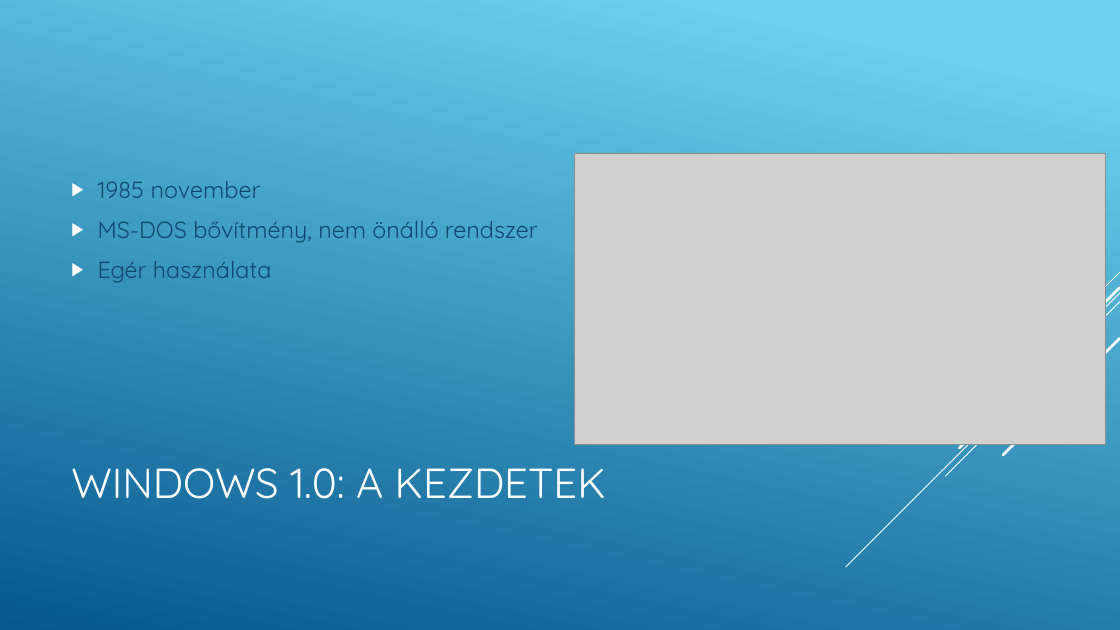
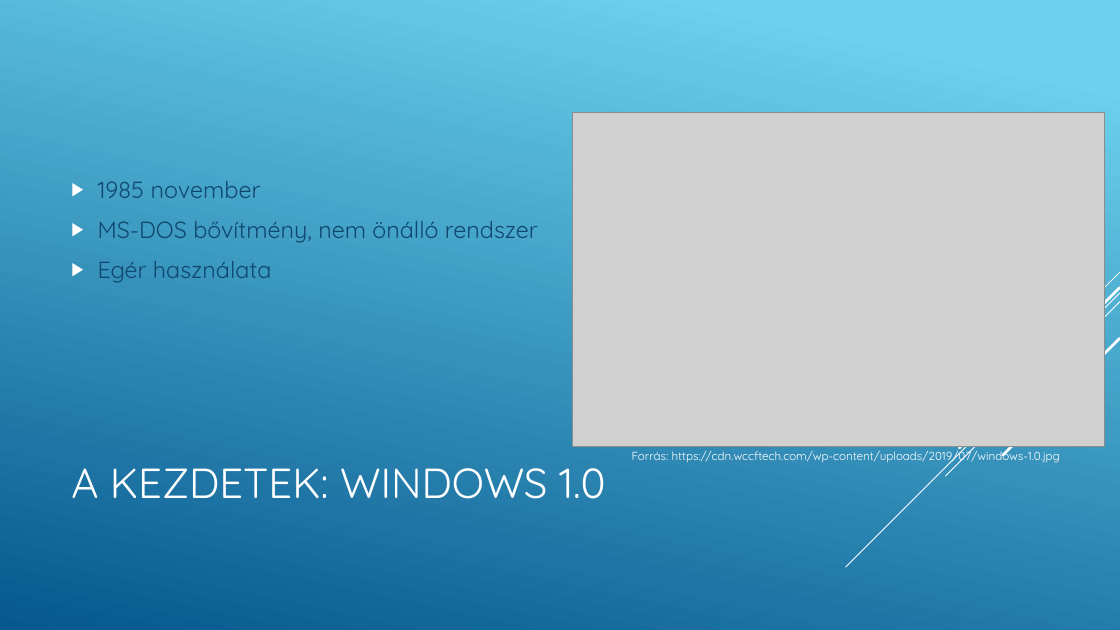
Before and after one commit to Martinanevem/ppt, a slide deck: slide 2 of A Windows történelme.pptx. Drawn at 1120x630 pixels with LibreOffice and Linux fonts; fonts in the diff are those of the drawing; grey boxes stand for pictures. Boxes give left, top, right and bottom in pixels: in the first picture for what was removed or moved away, otherwise in the second. Text is boxed around its words. In the diff, an @@ line names an element or a change of style, - is before the commit and + after.

```diff
--- a/A Windows történelme.pptx
+++ b/A Windows történelme.pptx
@@ picture: place and size @@
-picture at (575, 154, 1106, 444)
+picture at (573, 112, 1105, 446)
@@ text added at (632, 447, 1060, 463), 10 pt, text #FFFFFF @@
+Forrás: https://cdn.wccftech.com/wp-content/uploads/2019/07/windows-1.0.jpg
@@ title at (71, 468, 606, 499): text changed @@
-WINDOWS 1.0: A KEZDETEK
+A KEZDETEK: WINDOWS 1.0
```
Also in this commit, not shown: 2 slides added.
